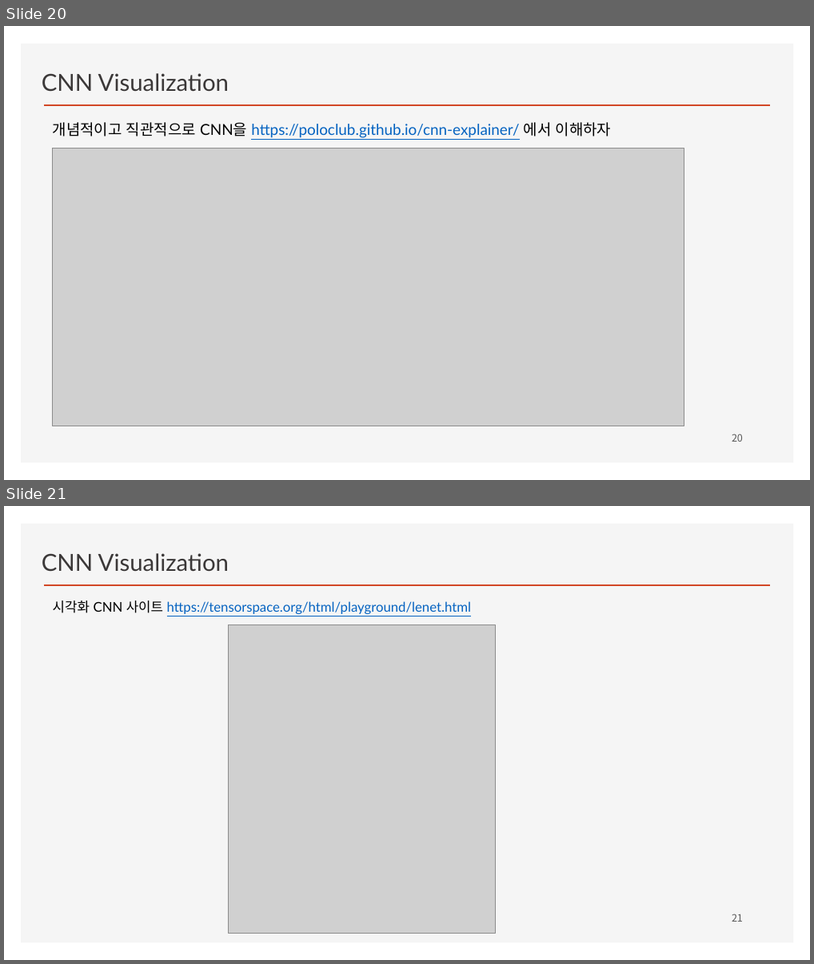
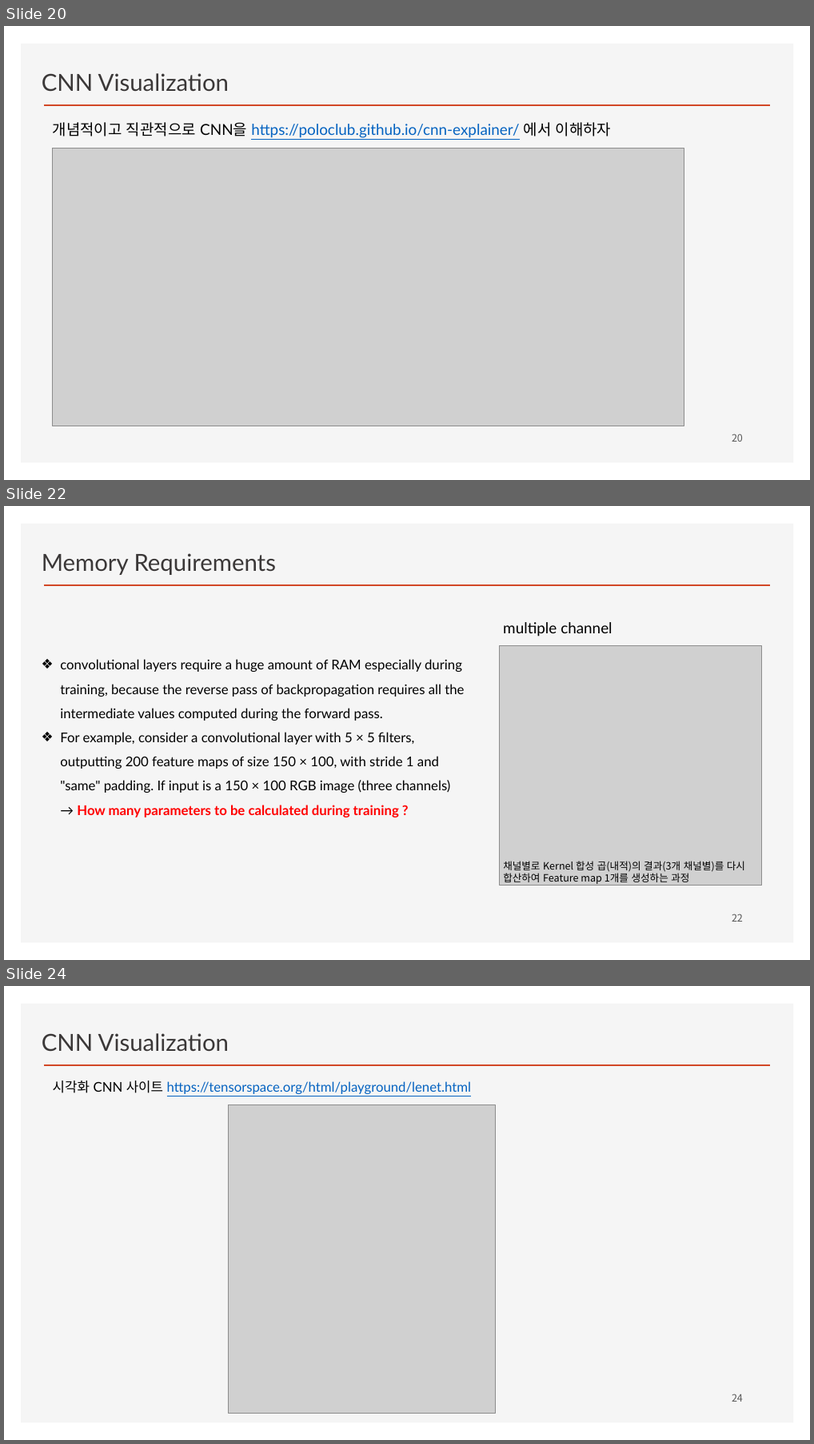
Before and after one commit to ancestor9/2026_Fall_Deep-Learning-with-Python, a slide deck: CNN/CNN.pptx. Shown one above the other, each under a label of ours: slides 20 and 21 before the commit, slides 20, 22 and 24 after it; the slides between them are not shown. The pictures are 814x964 and 814x1444 pixels, drawn with LibreOffice and Linux fonts; fonts in the diff are those of the drawing; grey boxes stand for pictures; background and template pictures are left out. Boxes give left, top, right and bottom in pixels: in the first picture for what was removed or moved away, otherwise in the second. Text is boxed around its words. In the diff, an @@ line names an element or a change of style, - is before the commit and + after.

```diff
--- a/CNN/CNN.pptx
+++ b/CNN/CNN.pptx
@@ slide 22 added at box(4, 506, 810, 960), background #FFFFFF; not listed: 2 template elements that a slide beside it also shows @@
@@ text added at box(42, 553, 276, 575), 28 pt, text #3B3838 @@
+Memory Requirements
@@ text added at box(503, 622, 612, 636), 18 pt, text #000000 @@
+multiple channel
@@ picture added at box(499, 645, 762, 884) @@
@@ text added at box(60, 659, 464, 817), 16 pt, text #000000 @@
+❖ convolutional layers require a huge amount of RAM especially during training, because the reverse pass of backpropagation requires all the intermediate values computed during the forward pass.
+❖ For example, consider a convolutional layer with 5 × 5 filters, outputting 200 feature maps of size 150 × 100, with stride 1 and "same" padding. If input is a 150 × 100 RGB image (three channels) → How many parameters to be calculated during training ?
@@ text added at box(503, 860, 746, 884), 12 pt, text #000000 @@
+채널별로 Kernel 합성 곱(내적)의 결과(3개 채널별)를 다시 합산하여 Feature map 1개를 생성하는 과정
@@ page number added at box(732, 913, 743, 921), 12 pt, text #595959 @@
+22
@@ what was slide 21 is now slide 24 @@
@@ page number at box(732, 1393, 743, 1401): text changed @@
-21
+24
```
Also in this commit, not shown: 1 slide changed, 2 other slides added.
